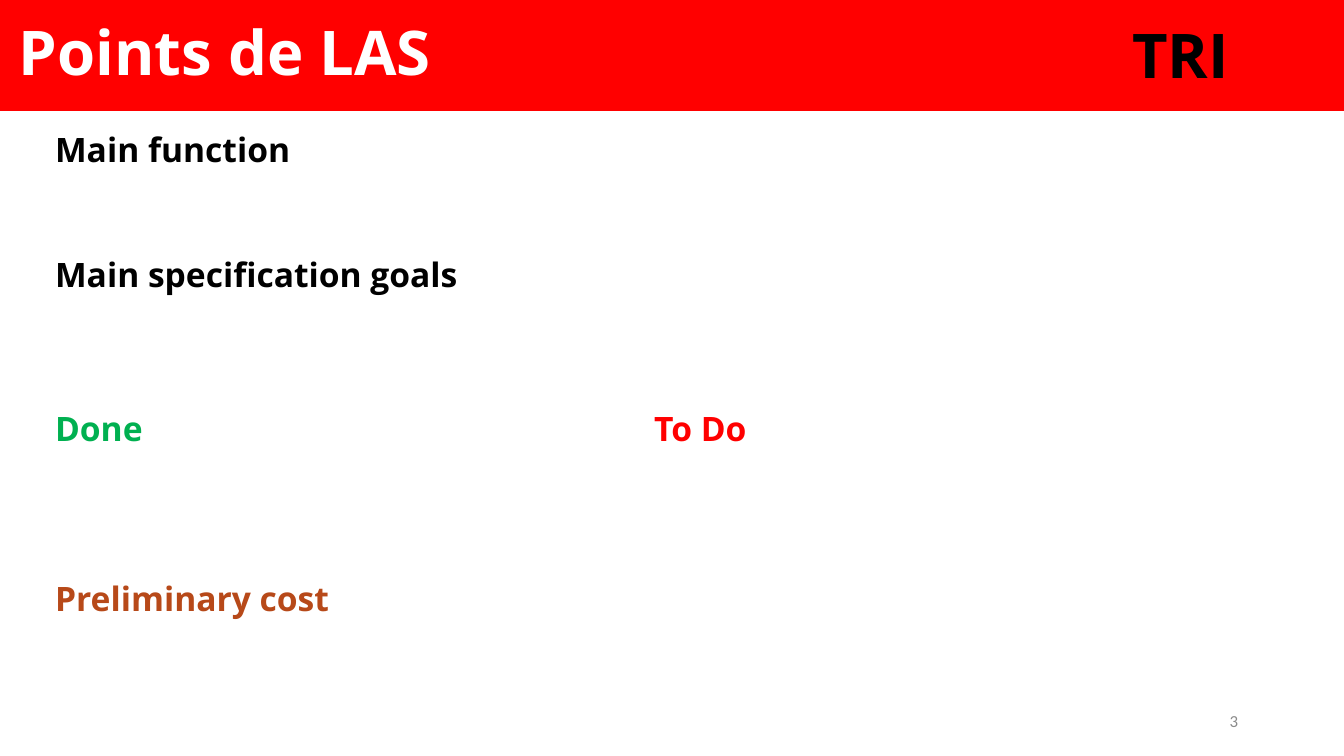
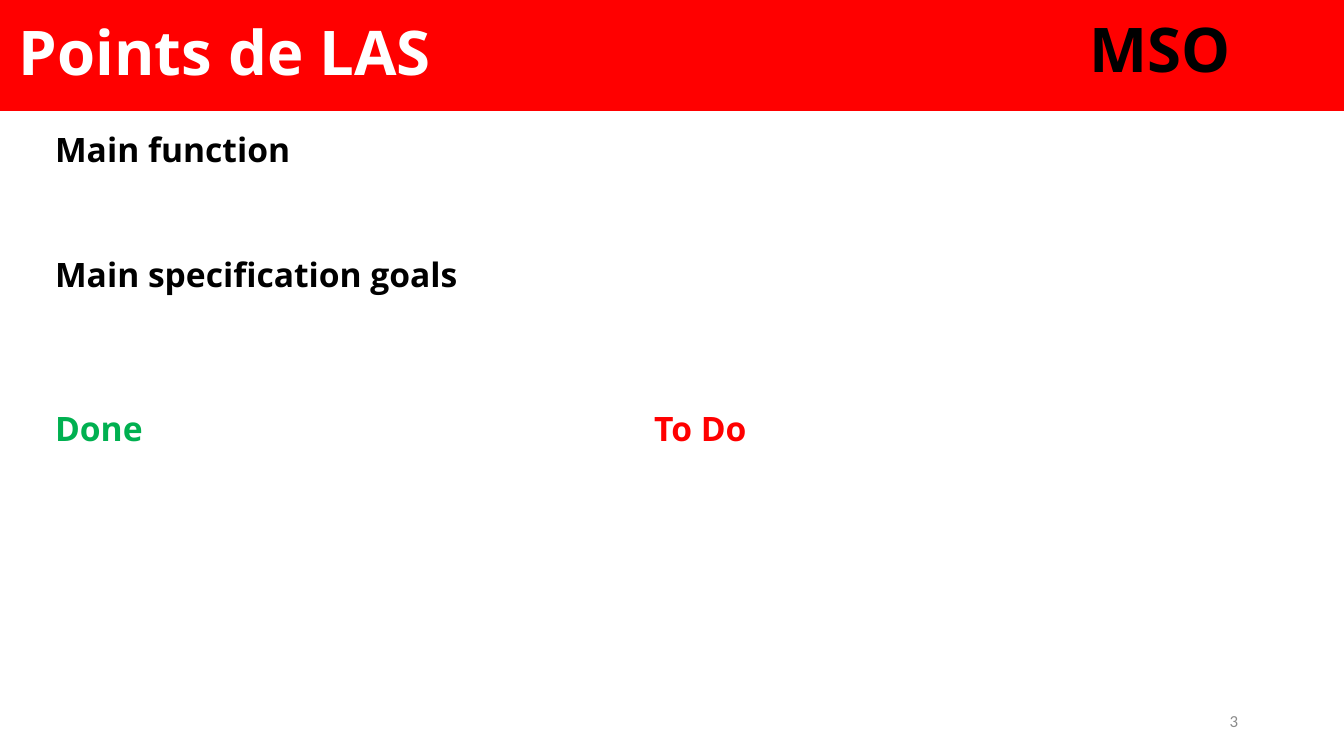
Before and after one commit to EOSCogniton/Ressources2020, a slide deck: slide 3 of TO_TOPs/05_Top_Synth/Template v2.0.pptx. Drawn at 1344x756 pixels with LibreOffice and Linux fonts; fonts in the diff are those of the drawing; background and template pictures are left out. Boxes give left, top, right and bottom in pixels: in the first picture for what was removed or moved away, otherwise in the second. Text is boxed around its words. In the diff, an @@ line names an element or a change of style, - is before the commit and + after.

```diff
--- a/TO_TOPs/05_Top_Synth/Template v2.0.pptx
+++ b/TO_TOPs/05_Top_Synth/Template v2.0.pptx
@@ text added at (x1=1089, y1=27, x2=1230, y2=73), 33 pt, text #000000, bold @@
+MSO
@@ text removed at (x1=1132, y1=34, x2=1229, y2=78) @@
-TRI
@@ text removed at (x1=55, y1=585, x2=329, y2=619) @@
-Preliminary cost
```
Also in this commit, not shown: 39 other slides changed.
